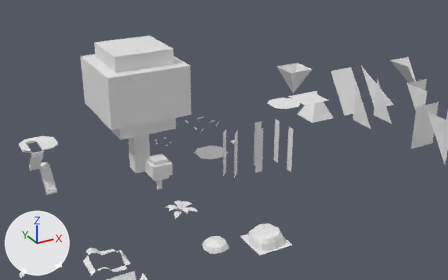
Two versions of the Blender file code/00template_oct.blend, one commit apart.
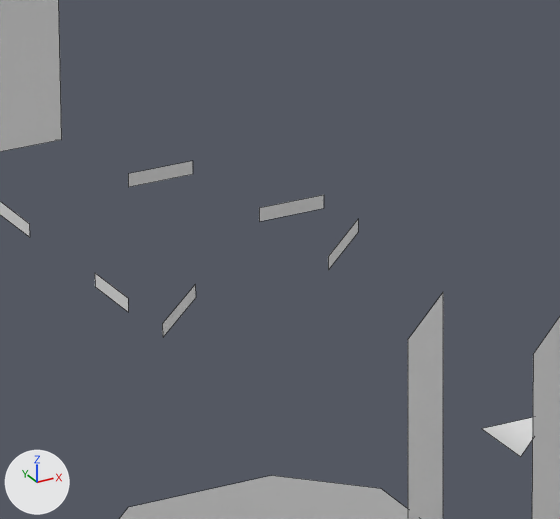
Each version appears first from a 50 mm lens placed at (-10.3, -32.26, 17.42), pointed at (9.87, 4.42, -0.92), and next in a close-up on the part from 41% to 53% of the width and 36% to 53% of the height. Arrows for +X, +Y and +Z are at lower left; the lights stay in place. The close-ups show mesh edges as thin lines.

Script lines for the objects in view, before the commit:
```python
me_plane_023 = bpy.data.meshes.new('Plane.023')
me_plane_023.from_pydata([(0.5, 0.0, 0.1), (0.0, 0.0, 0.1), (0.0, -0.5, 0.1)], [], [(1, 2, 0)])
me_plane_028 = bpy.data.meshes.new('Plane.028')
me_plane_028.from_pydata([(0.5, 0.0, 0.1), (0.5, 0.0, 0.0), (1.0, 0.0, 0.1), (1.0, 0.0, 0.0)], [], [(1, 0, 2, 3)])
me_plane_029 = bpy.data.meshes.new('Plane.029')
me_plane_029.from_pydata([(0.0, -0.5, 0.1), (0.0, -0.5, 0.0), (0.0, -1.0, 0.1), (0.0, -1.0, 0.0)], [], [(1, 0, 2, 3)])
me_plane_041 = bpy.data.meshes.new('Plane.041')
me_plane_041.from_pydata(...)  # 4 vertices, 1 face; spans x -0.5..0.0, y 0.0..0.5, z 0.0..0.1
# before: 0 (0.0, 0.5, 0.1) at pixel (358, 218), 1 (-0.5, 0.0, 0.1) at pixel (328, 256), 2 (0.0, 0.5, 0.0) at pixel (358, 232), 3 (-0.5, 0.0, 0.0) at pixel (328, 270)
ob_floor_cen1 = bpy.data.objects.new('FLOOR_Cen1', me_plane_029)
ob_floor_cen1.location = (8.0, 6.0, 0.0)
ob_floor_cen2 = bpy.data.objects.new('FLOOR_Cen2', me_plane_028)
ob_floor_cen2.location = (9.0, 6.0, 0.0)
ob_floor_corner = bpy.data.objects.new('FLOOR_CORNER', me_plane_023)
ob_floor_corner.location = (9.0, 2.0, 0.0)
ob_floor_od = bpy.data.objects.new('FLOOR_OD', me_plane_041)
ob_floor_od.location = (10.0, 5.0, 0.0)
# also in view: 'FLOOR_CENTER' at (7.0, 1.0, 0.1); 'TREE' at (2.0, 1.0, 4.05); 'WALL_OD' at (6.75, -2.75, 1.55); 'FLOOR_Cor2' at (9.25, 7.0, 0.05); 'WALL_ID' at (6.25, -2.25, 1.55)
```
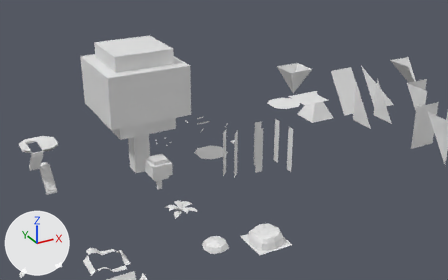
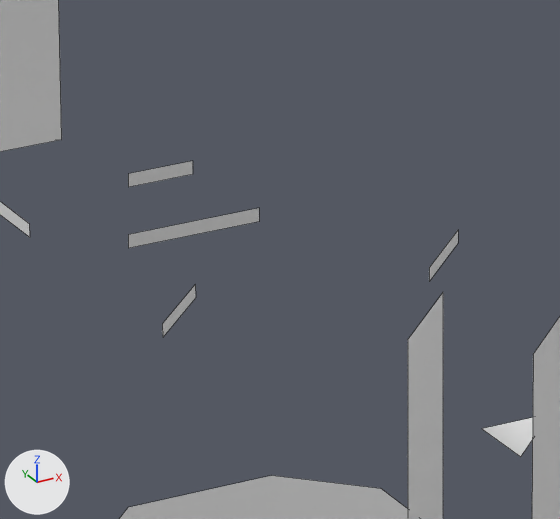
Pixel boxes (x1, y1, x2, y2) of what changed, in the close-ups (560 x 519 px):
'FLOOR_Cen', added
    after: (128, 208, 259, 248)
'FLOOR_Cen2', deleted
    before: (259, 195, 324, 221)
'FLOOR_OD', reshaped
    before: (328, 220, 358, 270)
    after: (429, 230, 458, 281)
'FLOOR_Cen1', deleted
    before: (95, 273, 128, 311)
part 1 of me_plane_041, deleted
    before: (328, 220, 358, 270)
part 2 of me_plane_041, added
    after: (429, 230, 458, 281)

Patch to the scene script:
```diff
--- a/code/00template_oct.blend.py
+++ b/code/00template_oct.blend.py
@@ me_plane_041 @@
 me_plane_041.from_pydata(...)  # 4 vertices, 1 face; spans x -0.5..0.0, y 0.0..0.5, z 0.0..0.1
 # used by ob_floor_od; location = (10.0, 5.0, 0.0)
 # verts and faces of me_plane_041; kept vertices keep their numbers, new ones are numbered from 4
+# me_plane_041 part 1
+delete_vertices([*range(0, 4)])  # with the faces that use them
+# me_plane_041 part 2
+verts[4] = (0.5, 0.0, 0.1)  # pixel (458, 229)
+verts[5] = (0.0, -0.5, 0.1)  # pixel (429, 267)
+verts[6] = (0.5, 0.0, 0.0)  # pixel (458, 243)
+verts[7] = (0.0, -0.5, 0.0)  # pixel (429, 281)
+faces += [(4, 5, 7, 6)]
@@ me_plane_029_1 @@
+me_plane_029_1.from_pydata([(1.5, 0.0, 0.1), (1.5, 0.0, 0.0), (0.5, 0.0, 0.1), (0.5, 0.0, 0.0)], [], [(1, 3, 2, 0)])
@@ ob_floor_cen1 @@
-ob_floor_cen1 = bpy.data.objects.new('FLOOR_Cen1', me_plane_029)
-ob_floor_cen1.location = (8.0, 6.0, 0.0)
@@ ob_floor_cen2 @@
-ob_floor_cen2 = bpy.data.objects.new('FLOOR_Cen2', me_plane_028)
-ob_floor_cen2.location = (9.0, 6.0, 0.0)
@@ ob_floor_cen @@
+ob_floor_cen = bpy.data.objects.new('FLOOR_Cen', me_plane_029_1)
+ob_floor_cen.location = (8.0, 6.0, 0.0)
```
